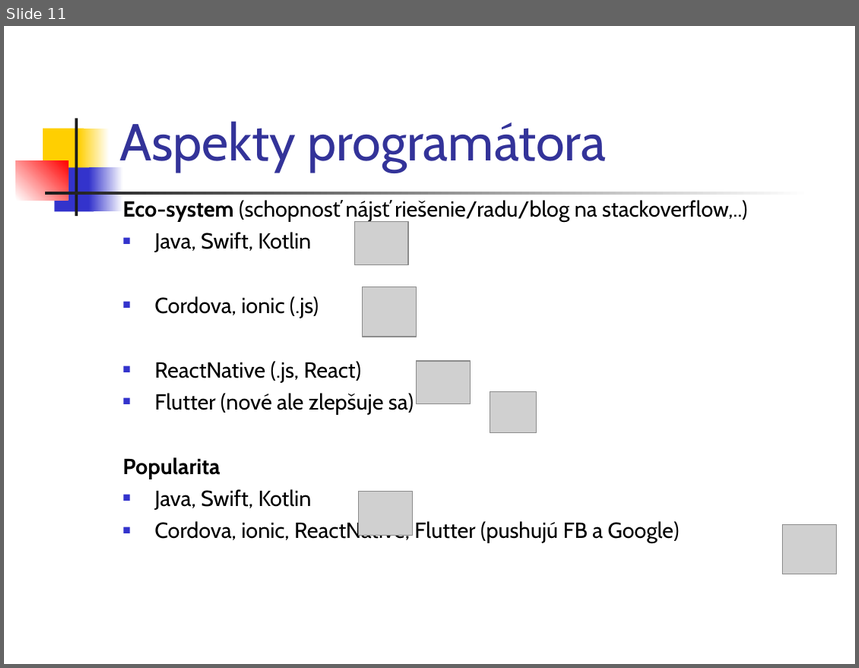
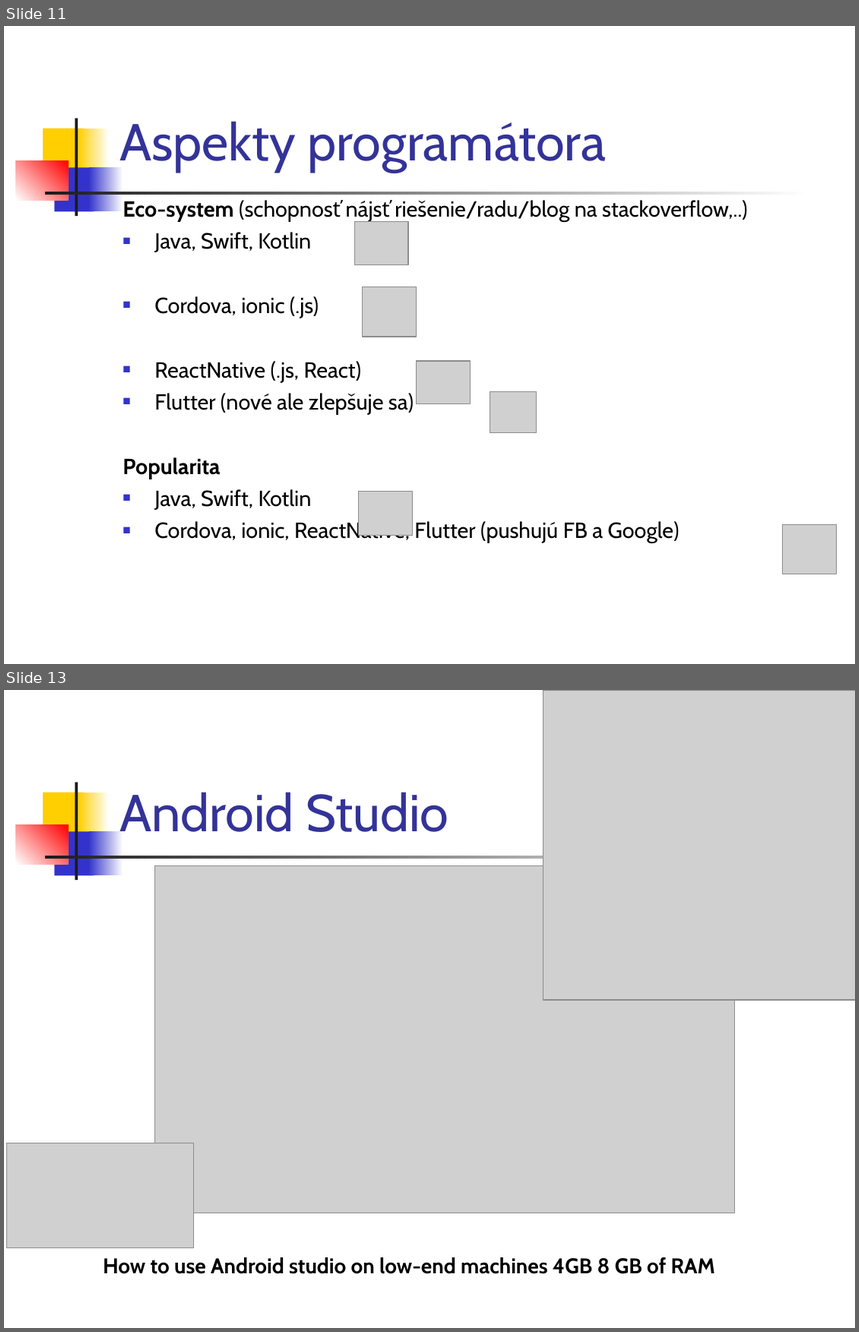
Before and after one commit to vmandro/Prednasky, a slide deck: 00/Uvod.ppt. Shown one above the other, each under a label of ours: slide 11 before the commit, slides 11 and 13 after it; the slides between them are not shown. The pictures are 859x668 and 859x1332 pixels, drawn with LibreOffice and Linux fonts; fonts in the diff are those of the drawing; grey boxes stand for pictures. Boxes give left, top, right and bottom in pixels: in the first picture for what was removed or moved away, otherwise in the second. Text is boxed around its words. In the diff, an @@ line names an element or a change of style, - is before the commit and + after.

```diff
--- a/00/Uvod.ppt
+++ b/00/Uvod.ppt
@@ slide 13 added at (4,690,855,1328), background #FFFFFF; not listed: 7 template elements that a slide beside it also shows @@
@@ picture added at (544,690,855,1000) @@
@@ title added at (120,792,449,832), 44 pt, text #333399 @@
+Android Studio
@@ picture added at (154,866,734,1214) @@
@@ picture added at (6,1143,193,1248) @@
@@ text added at (103,1258,715,1274), 18 pt, text #000000, bold @@
+How to use Android studio on low-end machines 4GB 8 GB of RAM
```
Also in this commit, not shown: 2 slides changed, 1 other slide added, 1 slide removed, 4 other files.
